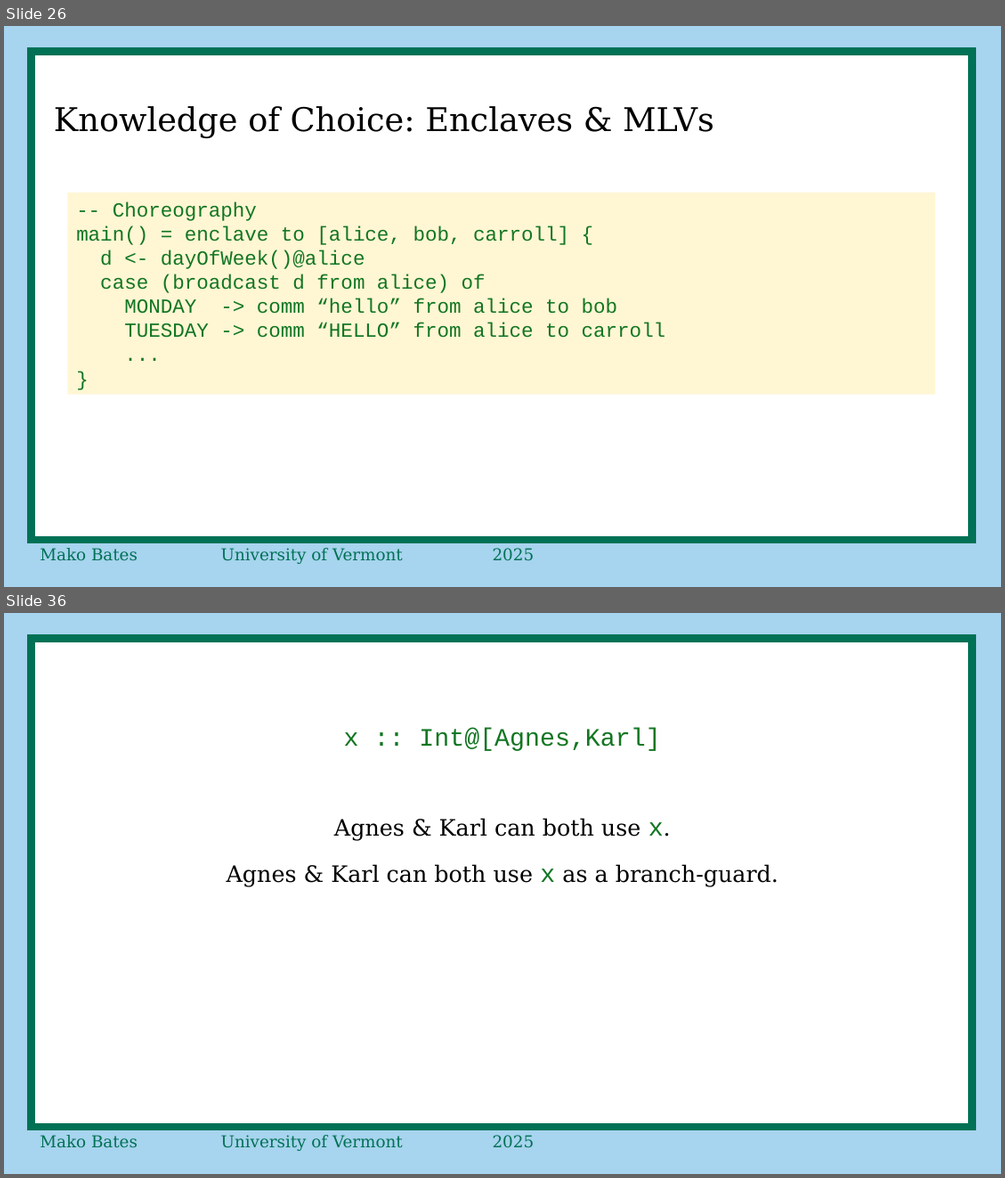
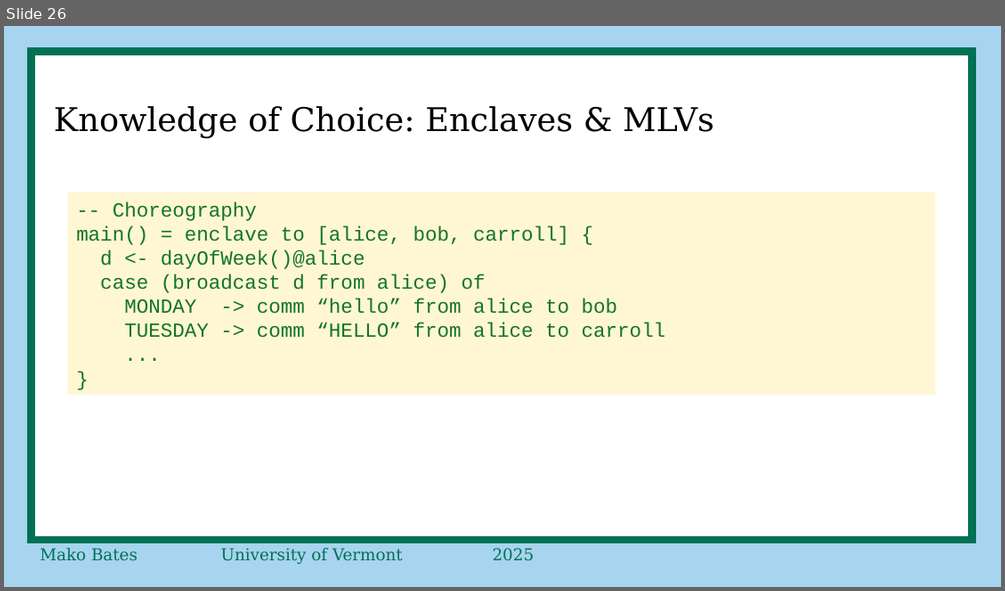
Before and after one commit to ShapeOfMatter/thesis_CP_UVM, a slide deck: proposal defense.odp. Shown one above the other, each under a label of ours: slides 26 and 36 before the commit, slide 26 after it; the slides between them are not shown. The pictures are 1005x1178 and 1005x591 pixels, drawn with LibreOffice and Linux fonts; fonts in the diff are those of the drawing. Boxes give left, top, right and bottom in pixels: in the first picture for what was removed or moved away, otherwise in the second. Text is boxed around its words. In the diff, an @@ line names an element or a change of style, - is before the commit and + after.

```diff
--- a/proposal defense.odp
+++ b/proposal defense.odp
@@ slide 36 removed at bbox=[4, 613, 1001, 1174], background #A7D4EE; not listed: 2 template elements that a slide beside it also shows @@
@@ text removed at bbox=[226, 728, 778, 887] @@
-x :: Int@[Agnes,Karl]
-Agnes & Karl can both use x.
-Agnes & Karl can both use x as a branch-guard.
```
Also in this commit, not shown: 1 slide changed, 22 slides added, 27 other slides removed.
